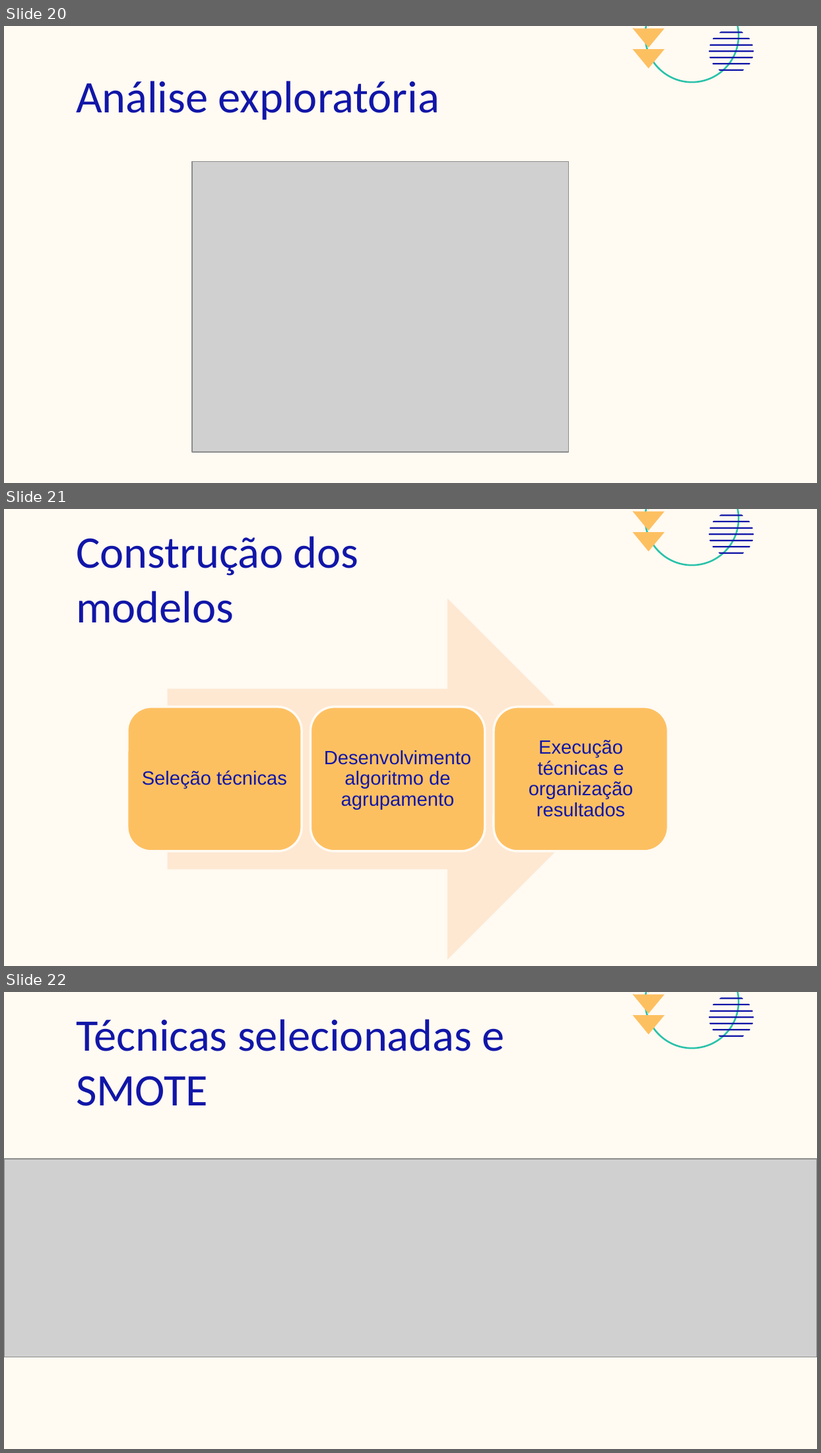
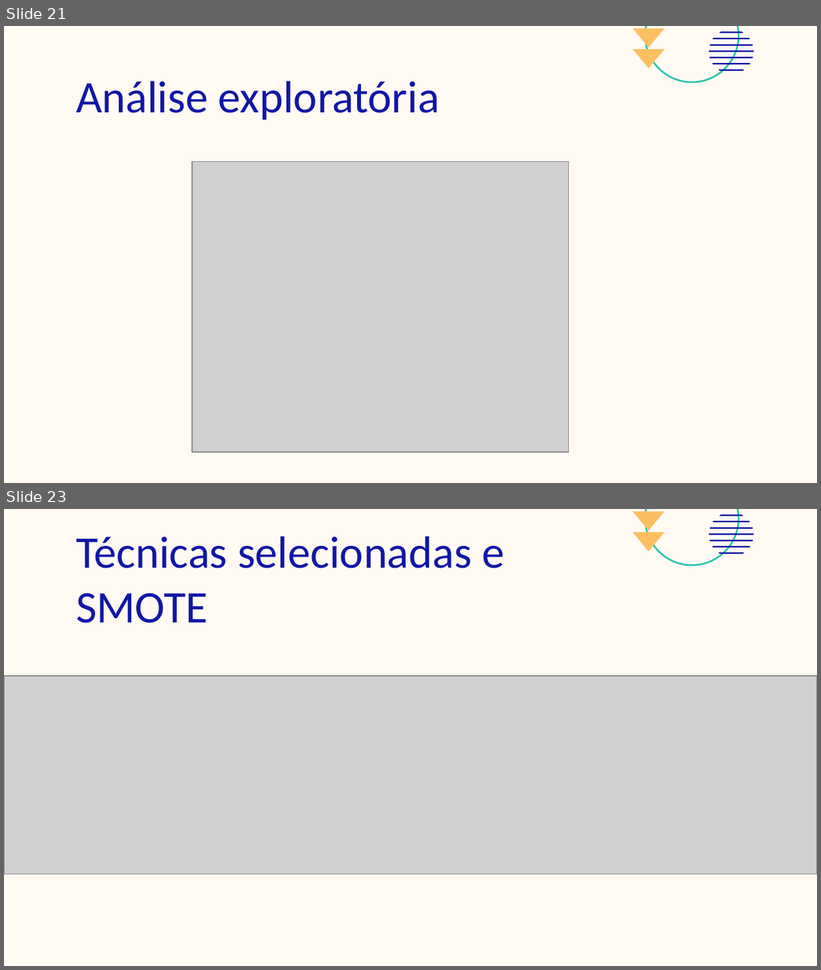
Before and after one commit to jpaulopd/IFB, a slide deck: artigoConclucaoCurso/apresentacaoTccFinal.pptx. Shown one above the other, each under a label of ours: slides 20, 21 and 22 before the commit, slides 21 and 23 after it; the slides between them are not shown. The pictures are 821x1453 and 821x970 pixels, drawn with LibreOffice and Linux fonts; fonts in the diff are those of the drawing; grey boxes stand for pictures. Boxes give left, top, right and bottom in pixels: in the first picture for what was removed or moved away, otherwise in the second. Text is boxed around its words. In the diff, an @@ line names an element or a change of style, - is before the commit and + after.

```diff
--- a/artigoConclucaoCurso/apresentacaoTccFinal.pptx
+++ b/artigoConclucaoCurso/apresentacaoTccFinal.pptx
@@ slide 21 removed at [4,509,817,966], background #FFFAF2; not listed: 11 template elements that a slide beside it also shows @@
@@ title removed at [76,536,359,623] @@
-Construção dos modelos
@@ group removed at [127,599,669,960]: 3 rounded rectangles, 3 texts, 1 right arrow @@
-Seleção técnicas
-Desenvolvimento algoritmo de agrupamento
-Execução técnicas e organização resultados
@@ what was slide 20 is now slide 21 @@
@@ what was slide 22 is now slide 23 @@
```
Also in this commit, not shown: 6 slides changed, 3 slides added, 1 other file.
